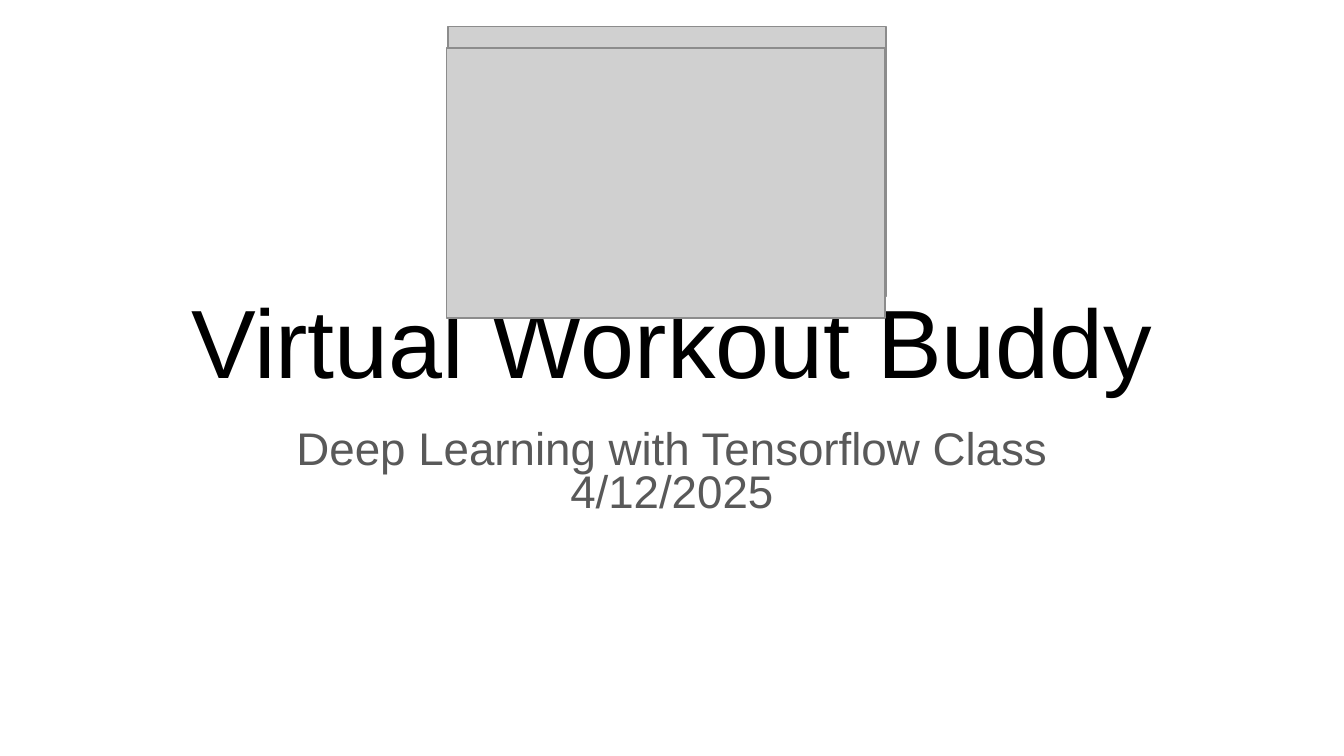
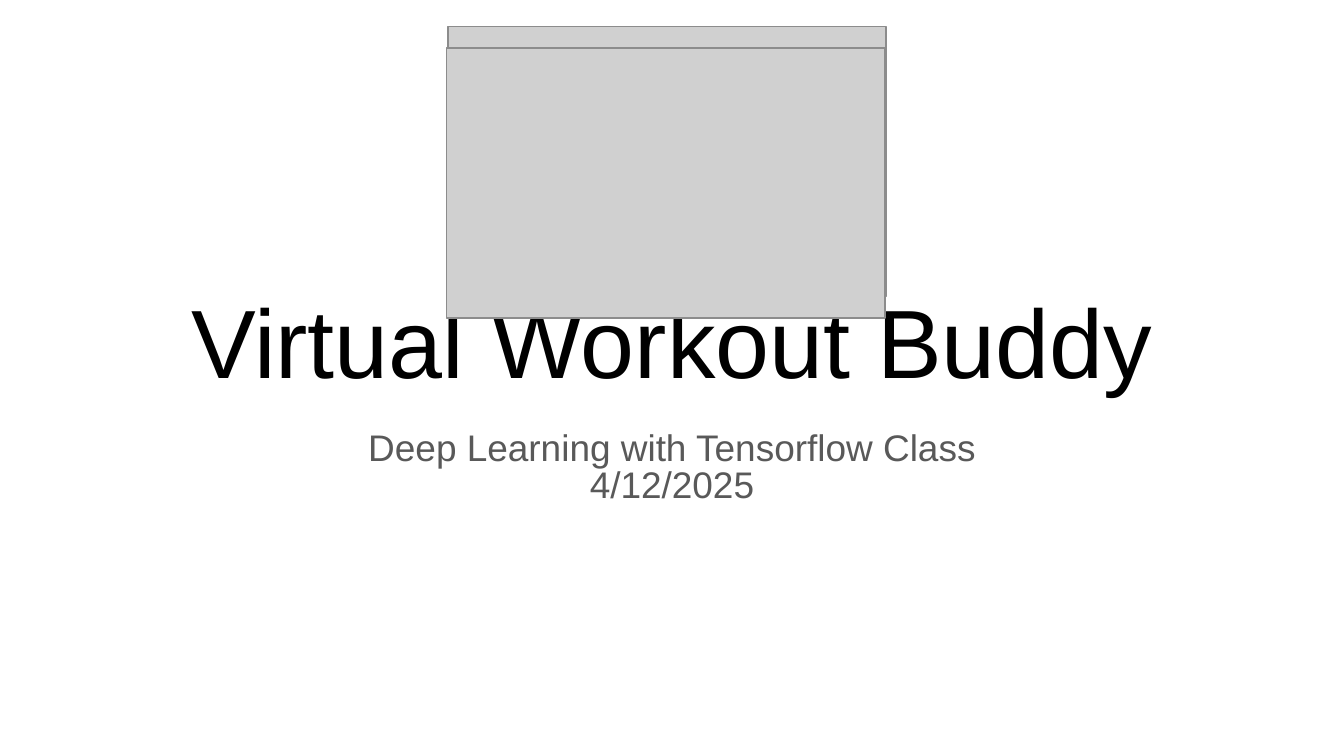
Before and after one commit to silenttundre/VirtualWorkoutBuddy, a slide deck: slide 1 of Virtual Workout Buddy.pptx. Drawn at 1344x756 pixels with LibreOffice and Linux fonts; fonts in the diff are those of the drawing; grey boxes stand for pictures. Boxes give left, top, right and bottom in pixels: in the first picture for what was removed or moved away, otherwise in the second. Text is boxed around its words. In the diff, an @@ line names an element or a change of style, - is before the commit and + after.

```diff
--- a/Virtual Workout Buddy.pptx
+++ b/Virtual Workout Buddy.pptx
@@ subtitle "Deep Learning with Tensorflow Class" at (368,434,975,499): size 24.4 to 19.9 pt; line spacing 0.8 to 0.95; vertical alignment top to middle @@
```
Also in this commit, not shown: 7 other slides changed, 3 slides added, 3 slides removed, 3 other files.
